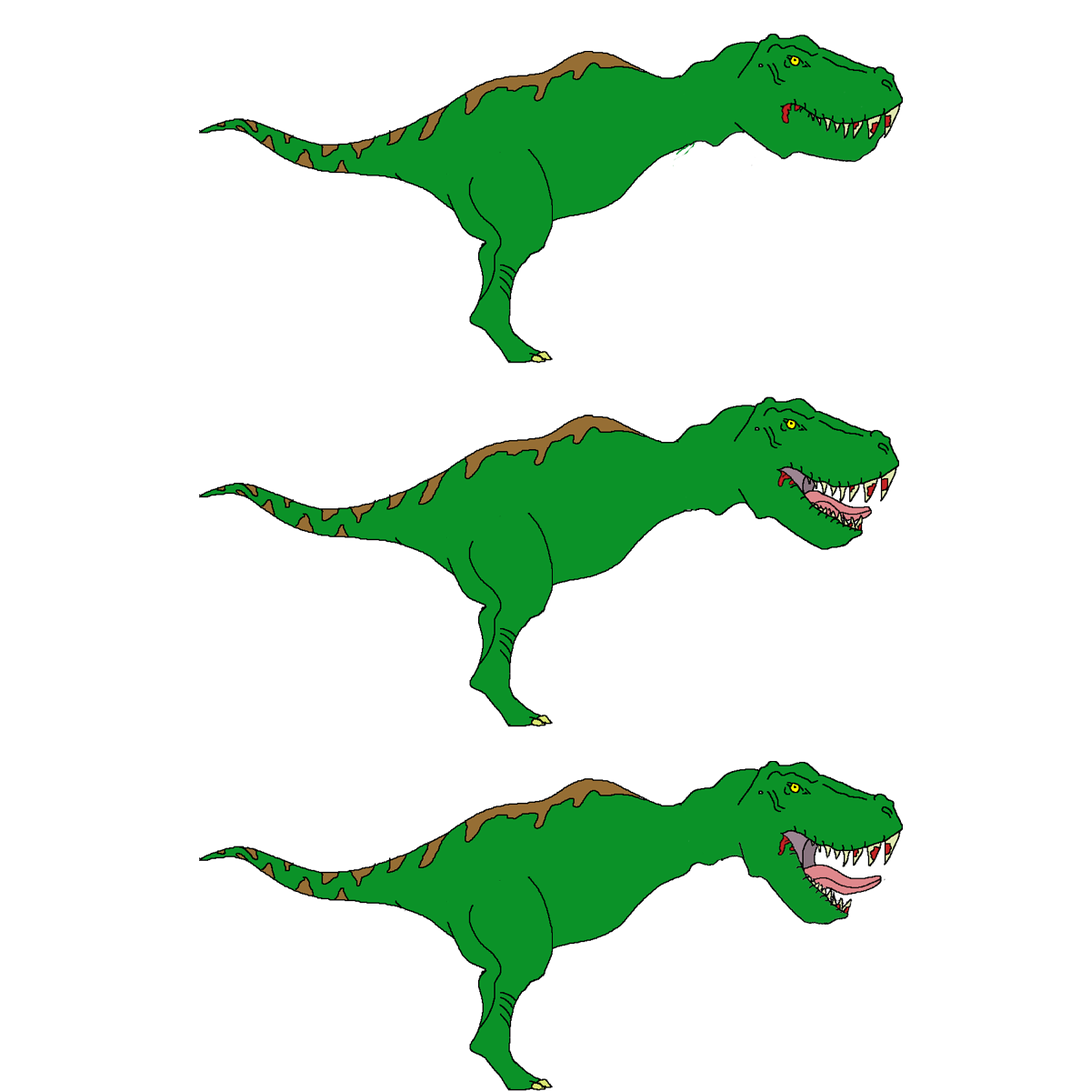
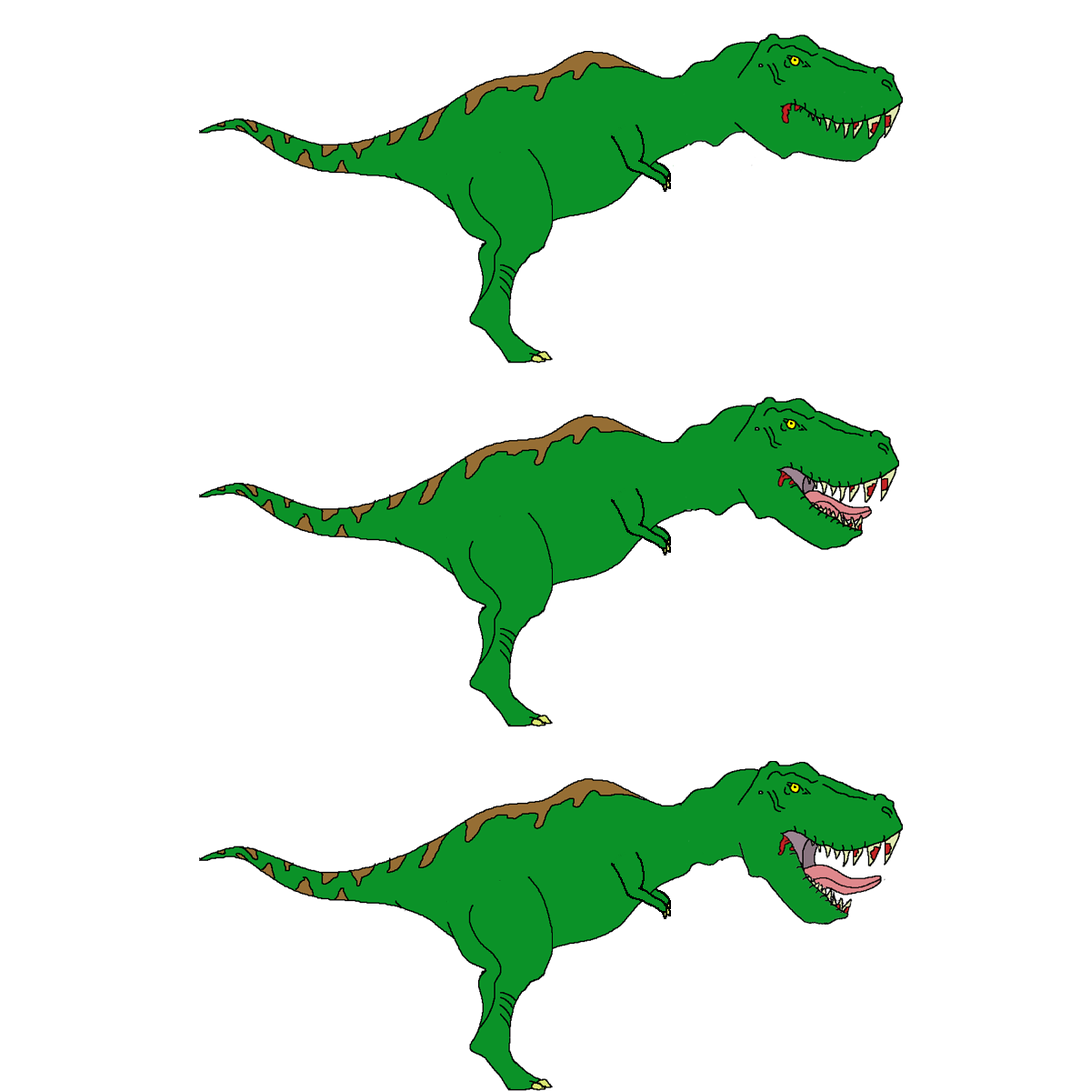
The second 1091x1091 image is a revision of the first. Changes to its layers:
added layer "arm open" above "arm mid" over [611, 852, 672, 920]
added layer "arm mid" above "arm closed" over [611, 488, 672, 556]
added layer "arm closed" above "front legg closed" over [611, 124, 672, 192]
added layer "inner arm closed" above "front legg mid" over [643, 160, 672, 184]
painted on "head mid" over [673, 133, 701, 167]
added layer "inner arm mid" above "front legg open" over [643, 524, 672, 548]
added layer "inner arm open" over [643, 888, 672, 912]
